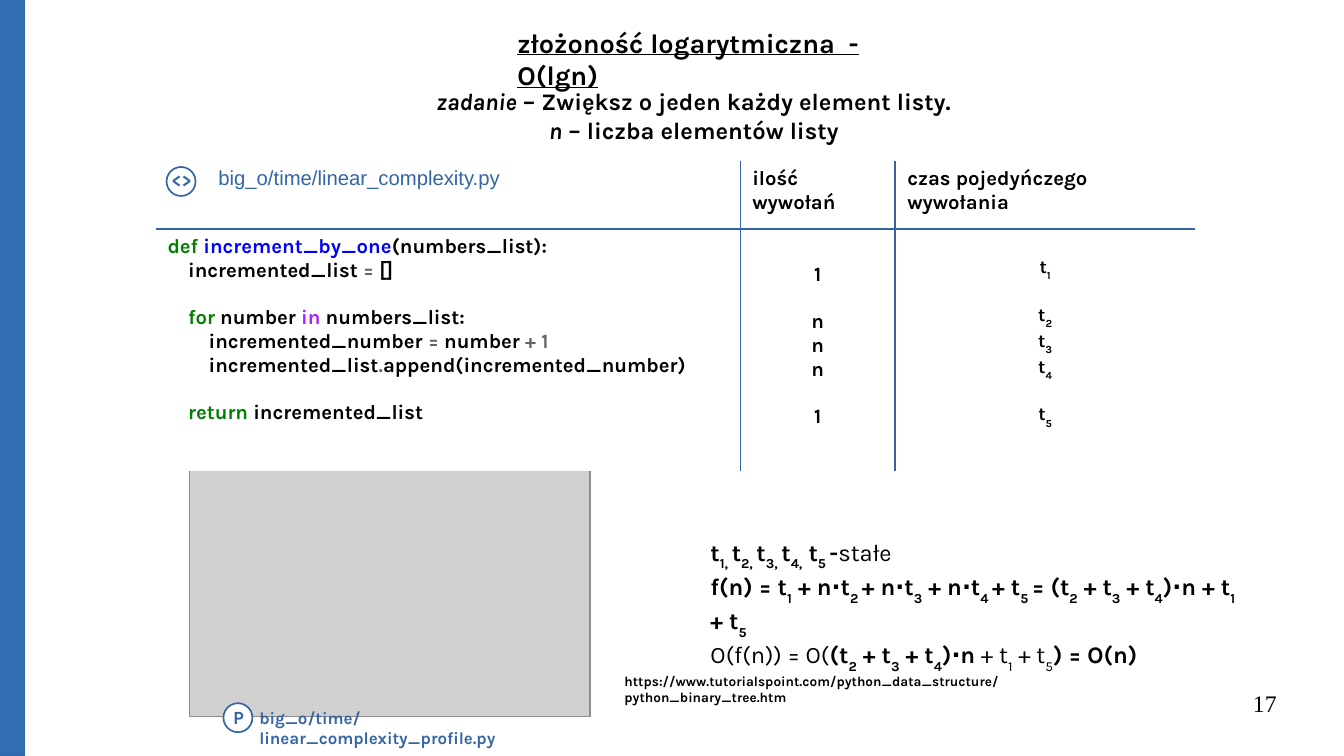
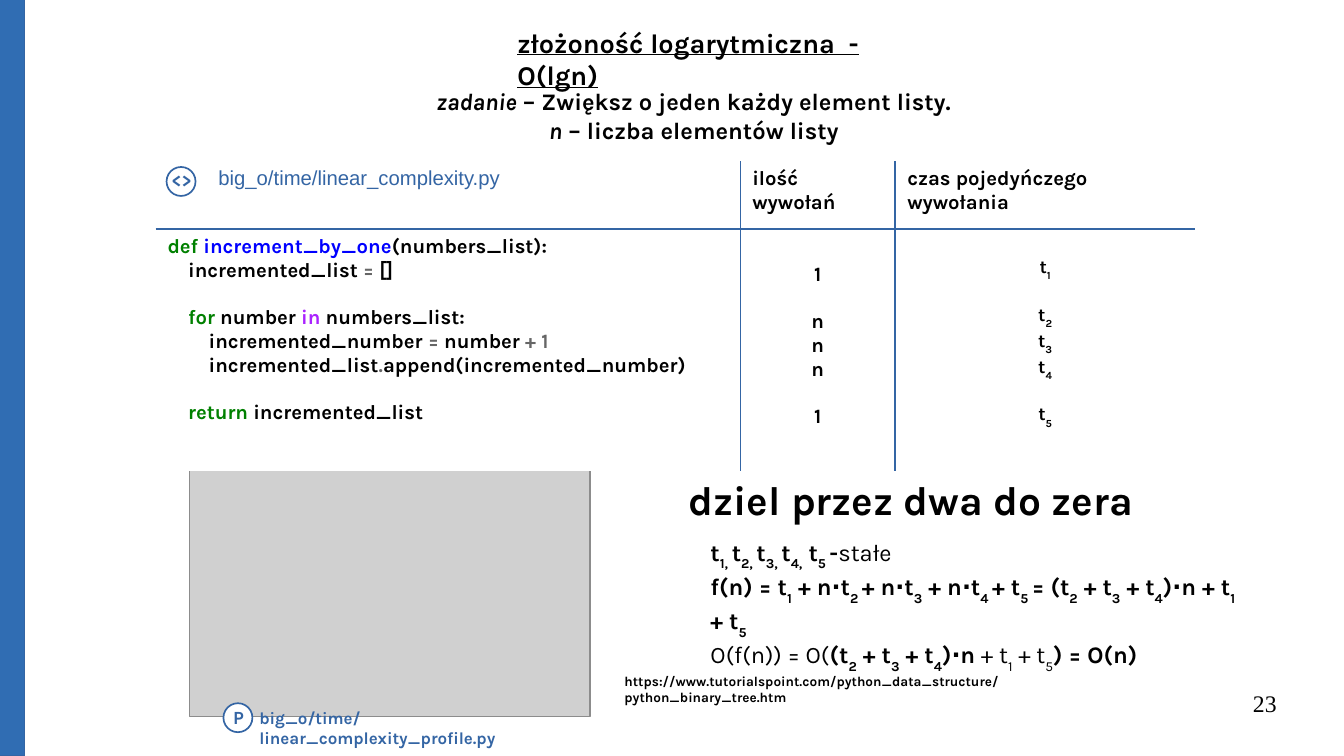
Before and after one commit to Michael-Wisniewski/algorithmic-workshop, a slide deck: slide 23 of gotowa.odp (slide 17 before the commit). Drawn at 1344x756 pixels with LibreOffice and Linux fonts; fonts in the diff are those of the drawing; grey boxes stand for pictures. Boxes give left, top, right and bottom in pixels: in the first picture for what was removed or moved away, otherwise in the second. Text is boxed around its words. In the diff, an @@ line names an element or a change of style, - is before the commit and + after.

```diff
--- a/gotowa.odp
+++ b/gotowa.odp
@@ text added at bbox=[688, 486, 1133, 525], 24 pt, text #000000, bold @@
+dziel przez dwa do zera
@@ page number at bbox=[1253, 696, 1277, 713]: text changed @@
-17
+23
```
Also in this commit, not shown: 3 other slides changed, 9 slides added, 1 other file.
